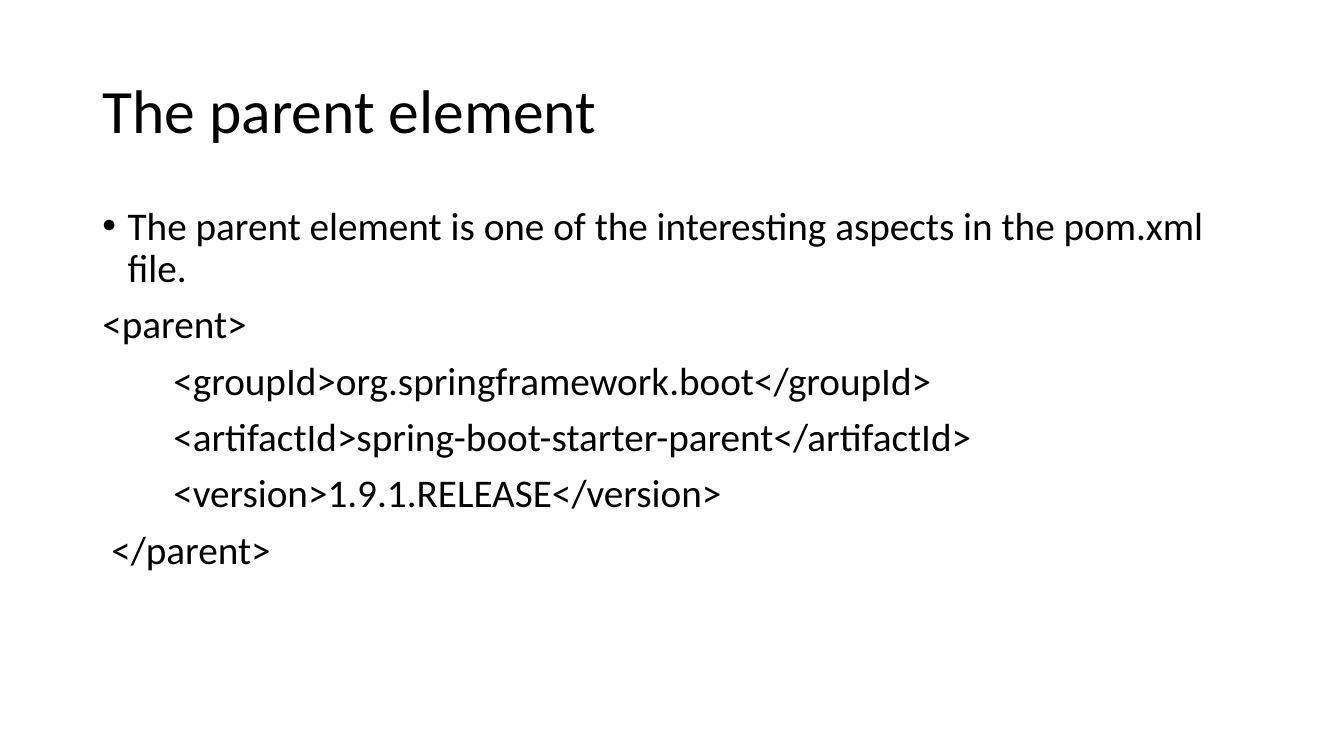
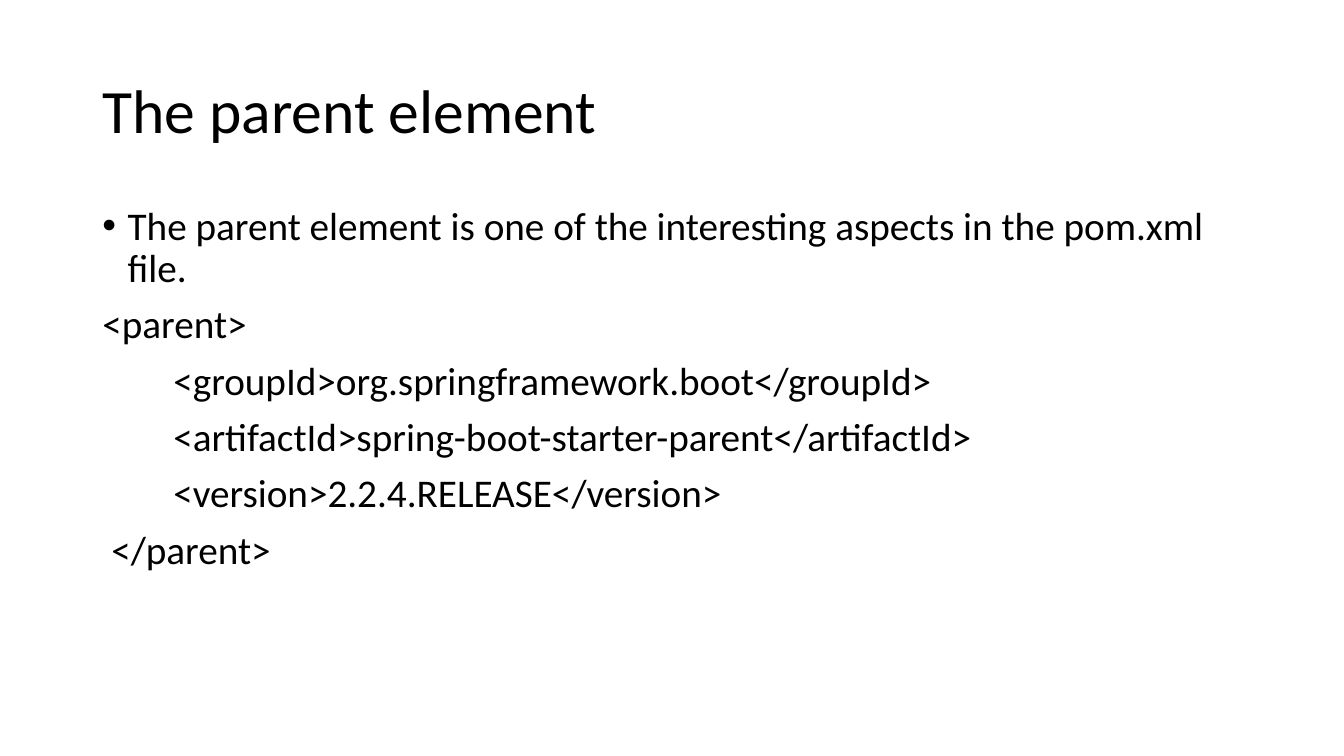
Before and after one commit to tracksdata/OSP-Springboot, a slide deck: slide 9 of Books and PPTS/Spring Boot PPT.pptx. Drawn at 1344x756 pixels with LibreOffice and Linux fonts; fonts in the diff are those of the drawing. Boxes give left, top, right and bottom in pixels: in the first picture for what was removed or moved away, otherwise in the second. Text is boxed around its words. In the diff, an @@ line names an element or a change of style, - is before the commit and + after.

```diff
--- a/Books and PPTS/Spring Boot PPT.pptx
+++ b/Books and PPTS/Spring Boot PPT.pptx
@@ text at (x1=173, y1=479, x2=721, y2=509): text changed @@
-<version>1.9.1.RELEASE</version>
+<version>2.2.4.RELEASE</version>
```
Also in this commit, not shown: 39 other files.
